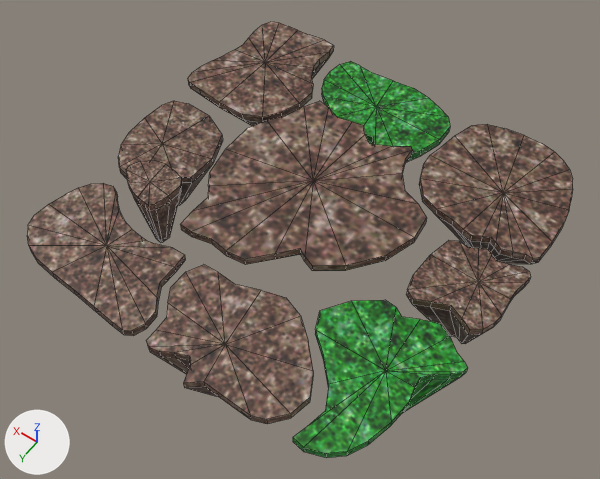
Before and after pictures for a commit that changed the Blender file Assets/Islands.blend.
One viewpoint serves both versions: a 50 mm lens placed at (-10.82, 15.78, 22.56), pointed at (0.19, 0.37, -1.65). The lights are fixed; the arrows at lower left show +X, +Y and +Z. Mesh edges are drawn as thin lines.

The older version as bpy lines, for what is in view:
```python
me_plane_007 = bpy.data.meshes.new('Plane.007')
me_plane_007.from_pydata(...)  # 98 vertices, 96 faces; spans x -7.74..-2.4, y -7.09..-1.74, z -3.0..0.0
me_plane_007.materials.append(mat_dirtnoise_png)  # picture img_dirtnoise_png
me_plane_008 = bpy.data.meshes.new('Plane.008')
me_plane_008.from_pydata(...)  # 73 vertices, 61 faces; spans x -2.01..3.6, y -7.67..-3.68, z -3.0..0.0
me_plane_008.materials.append(mat_grassnoise_png)  # picture img_grassnoise_png
me_plane_009 = bpy.data.meshes.new('Plane.009')
me_plane_009.from_pydata(...)  # 50 vertices, 48 faces; spans x 3.52..5.57, y 2.26..4.01, z -3.0..0.0
me_plane_009.materials.append(mat_dirtnoise_png)  # picture img_dirtnoise_png
ob_island07 = bpy.data.objects.new('Island07', me_plane_007)
ob_island07.location = (0.0, 0.0, 0.54)
ob_island08 = bpy.data.objects.new('Island08', me_plane_008)
ob_island08.location = (0.0, 0.0, -0.18)
ob_island09 = bpy.data.objects.new('Island09', me_plane_009)
ob_island09.location = (0.0, 0.0, 1.31)
# also in view: 'Island06' at (-6.18, -0.09, -1.16); 'Island02' at (4.45, 5.58, -1.32); 'Island03' at (6.07, 0.55, -1.5); 'Island00' at (-0.13, -0.11, -0.71); 'Island01' at (5.48, -4.82, -1.19)
```
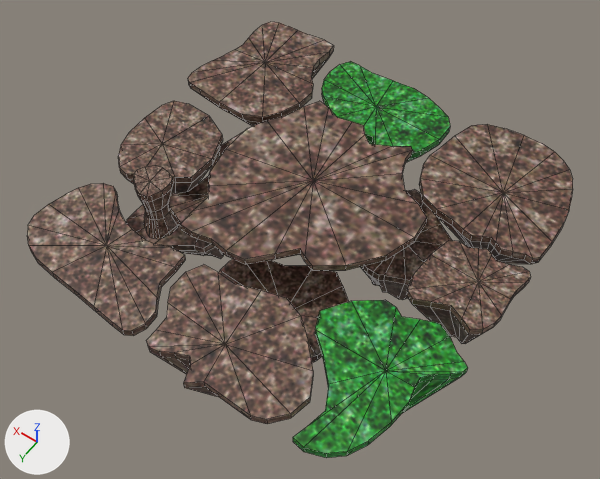
What differs and where, as boxes (x1, y1, x2, y2) in the pictures (600 x 479 px):
'Island10', added (brown)
    after: (219, 259, 348, 363)
'Island09', reshaped (18% narrower, 11% shorter)
    before: (126, 160, 182, 242)
    after: (133, 165, 179, 238)
'Island11', added (brown)
    after: (361, 189, 452, 300)
'Island12', added (brown)
    after: (126, 131, 244, 259)

Diff of the bpy script that builds the scene:
```diff
--- a/Assets/Islands.blend.py
+++ b/Assets/Islands.blend.py
@@ me_plane_009 @@
 # used by ob_island09; location = (0.0, 0.0, 1.31)
-me_plane_009.from_pydata(...)  # 50 vertices, 48 faces; spans x 3.52..5.57, y 2.26..4.01, z -3.0..0.0
+me_plane_009.from_pydata(...)  # 82 vertices, 80 faces; spans x 3.86..5.21, y 2.44..3.81, z -2.4..0.0
+# me_plane_009 part 1
+# 49 vertices are removed from x 3.52..5.57, y 2.26..4.01, z -3.0..0.0
+# 48 faces are deleted
+# 1 vertex moves within x 4.5, y 3.2, z 0.0
+# 58 vertices are added at x 3.86..5.21, y 2.44..3.81, z -2.4..-0.3
+# 16 new vertices lie (0.0, 0.0, 0.3) away from vertices in x 3.86..5.21, y 2.44..3.81, z -0.3
+# 7 new vertices lie (0.0, 0.0, 0.48) away from vertices in x 4.08..4.87, y 2.69..3.55, z -1.59
+# 80 new faces join them
 me_plane_009.materials.append(mat_dirtnoise_png)
@@ me_plane_010 @@
+me_plane_010.from_pydata(...)  # 77 vertices, 76 faces; spans x -3.32..1.66, y 0.88..4.8, z -5.0..-2.0
+me_plane_010.materials.append(mat_dirtnoise_png)  # picture img_dirtnoise_png
@@ me_plane_011 @@
+me_plane_011.from_pydata(...)  # 77 vertices, 76 faces; spans x -5.17..-1.35, y -3.66..0.49, z -4.42..-1.42
+me_plane_011.materials.append(mat_dirtnoise_png)  # picture img_dirtnoise_png
@@ me_plane_012 @@
+me_plane_012.from_pydata(...)  # 98 vertices, 96 faces; spans x 1.7..5.64, y -3.63..4.15, z -4.23..-1.23
+me_plane_012.materials.append(mat_dirtnoise_png)  # picture img_dirtnoise_png
@@ ob_island10 @@
+ob_island10 = bpy.data.objects.new('Island10', me_plane_010)
+ob_island10.location = (0.0, 0.0, 0.45)
@@ ob_island11 @@
+ob_island11 = bpy.data.objects.new('Island11', me_plane_011)
+ob_island11.location = (0.0, 0.0, 0.45)
@@ ob_island12 @@
+ob_island12 = bpy.data.objects.new('Island12', me_plane_012)
+ob_island12.location = (0.0, 0.0, 0.18)
```
